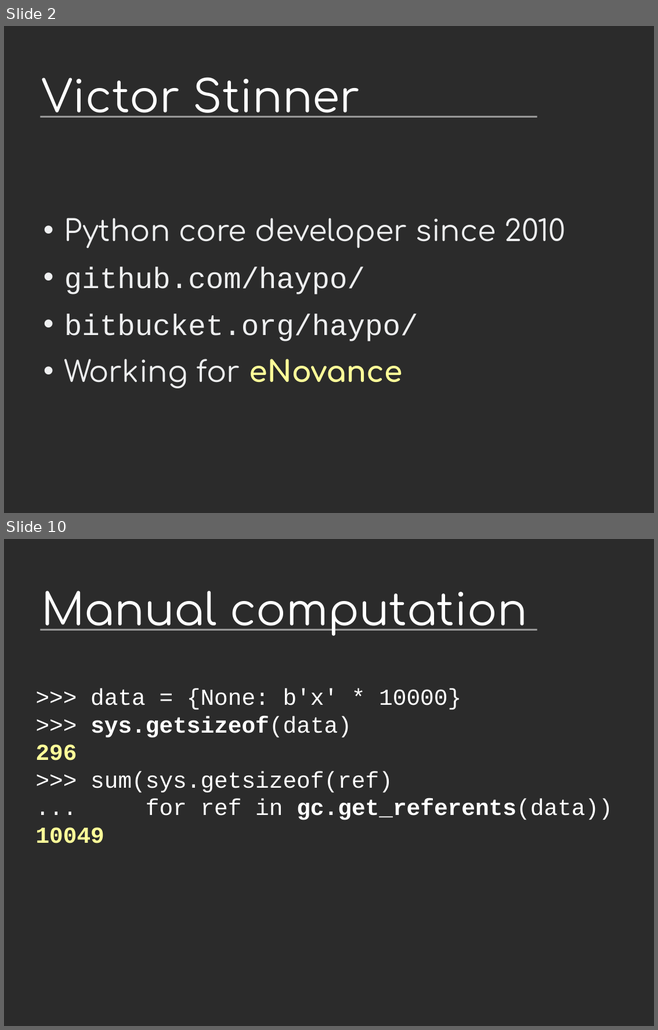
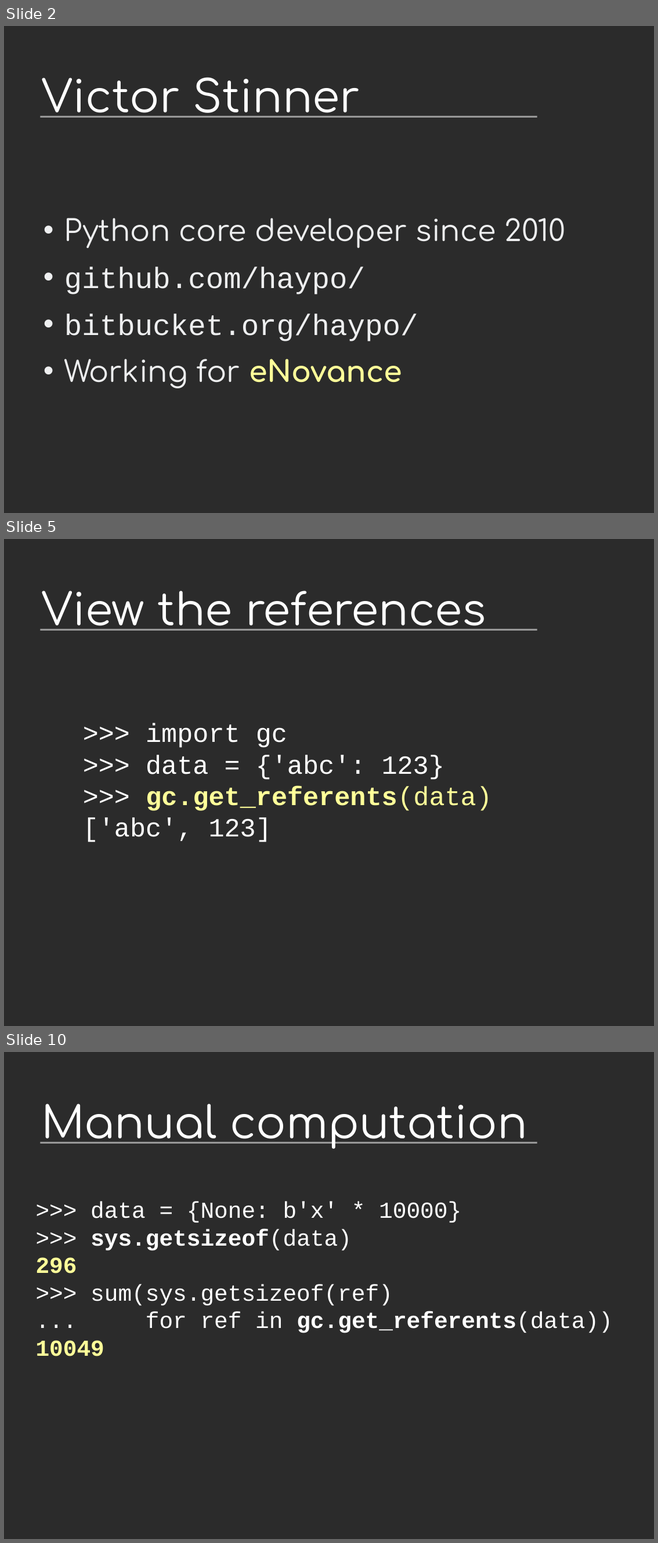
Before and after one commit to vstinner/talks, a slide deck: 2014-Pycon-Montreal/tracemalloc.odp. Shown one above the other, each under a label of ours: slides 2 and 10 before the commit, slides 2, 5 and 10 after it; the slides between them are not shown. The pictures are 658x1030 and 658x1543 pixels, drawn with LibreOffice and Linux fonts; fonts in the diff are those of the drawing; background and template pictures are left out; a plain dark background stands for a picture behind light text. Boxes give left, top, right and bottom in pixels: in the first picture for what was removed or moved away, otherwise in the second. Text is boxed around its words. In the diff, an @@ line names an element or a change of style, - is before the commit and + after.

```diff
--- a/2014-Pycon-Montreal/tracemalloc.odp
+++ b/2014-Pycon-Montreal/tracemalloc.odp
@@ slide 5 added at [4,539,654,1026], background picture (left out); not listed: 1 template element that a slide beside it also shows @@
@@ title added at [41,591,485,631], 54 pt, text #FFFFFF @@
+View the references
@@ text added at [83,723,492,842], 32 pt, text #FFFFFF @@
+>>> import gc
+>>> data = {'abc': 123}
+>>> gc.get_referents(data)
+['abc', 123]
```
Also in this commit, not shown: 7 slides changed, 1 other slide added, 2 slides removed, 3 other files.
